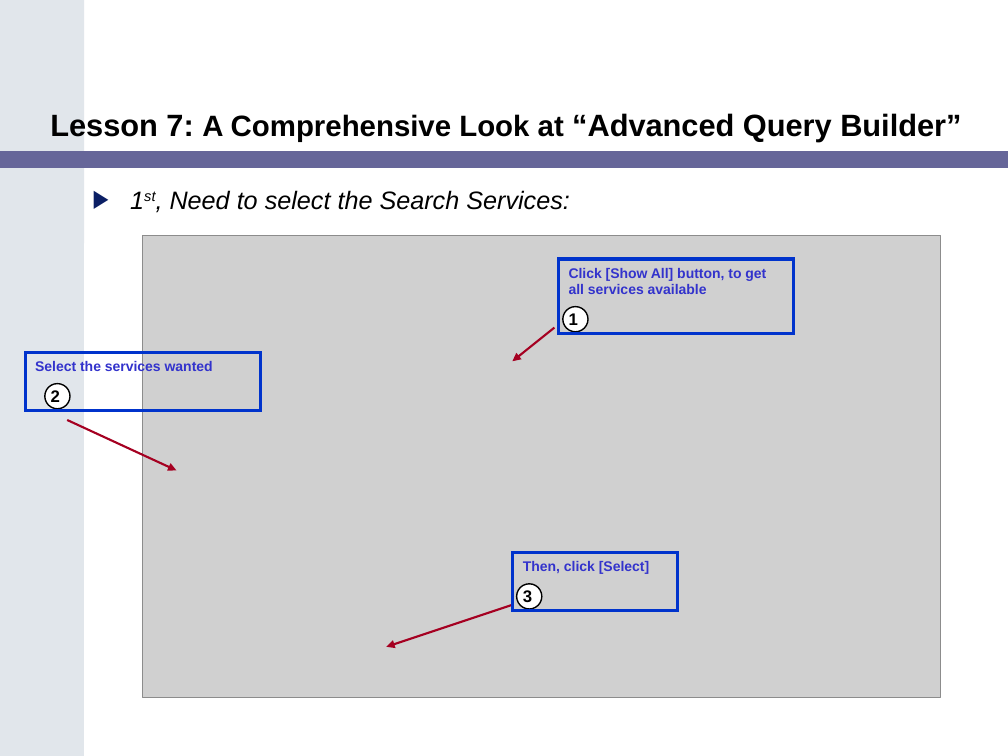
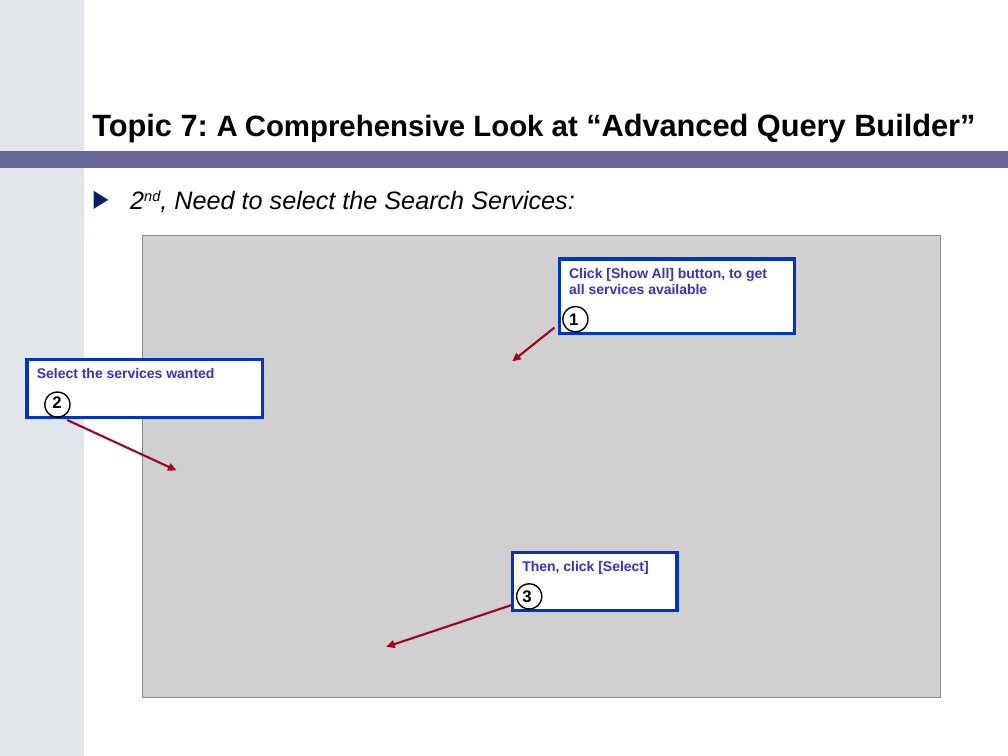
Before and after one commit to NCIP/catrip, a slide deck: slide 27 of catrip/documentation/training/caTRIP_Training_Module.ppt (slide 25 before the commit). Drawn at 1008x756 pixels with LibreOffice and Linux fonts; fonts in the diff are those of the drawing; grey boxes stand for pictures. Boxes give left, top, right and bottom in pixels: in the first picture for what was removed or moved away, otherwise in the second. Text is boxed around its words. In the diff, an @@ line names an element or a change of style, - is before the commit and + after.

```diff
--- a/catrip/documentation/training/caTRIP_Training_Module.ppt
+++ b/catrip/documentation/training/caTRIP_Training_Module.ppt
@@ title at <box>92,113,975,141</box>: text changed @@
-Lesson 7: A Comprehensive Look at “Advanced Query Builder”
+Topic 7: A Comprehensive Look at “Advanced Query Builder”
@@ text at <box>174,190,575,210</box>: text changed @@
-▶ 1st, Need to select the Search Services:
+▶ 2nd, Need to select the Search Services:
@@ fill none to #FFFFFF in 3 elements at <box>559,259,794,334</box>, <box>512,552,676,610</box>, <box>27,360,262,417</box> @@
@@ rectangle "Select the services wanted": place and size @@
-rectangle "Select the services wanted" at <box>25,353,260,410</box>
+rectangle "Select the services wanted" at <box>27,360,262,417</box>
@@ fill #FFFFFF to none in 3 elements at <box>562,306,588,332</box>, <box>517,584,542,609</box>, <box>44,392,70,417</box> @@
@@ ellipse: place and size @@
-ellipse at <box>44,384,70,409</box>
+ellipse at <box>44,392,70,417</box>
```
Also in this commit, not shown: 26 other slides changed, 6 slides added, 1 slide removed, 2 other files.
